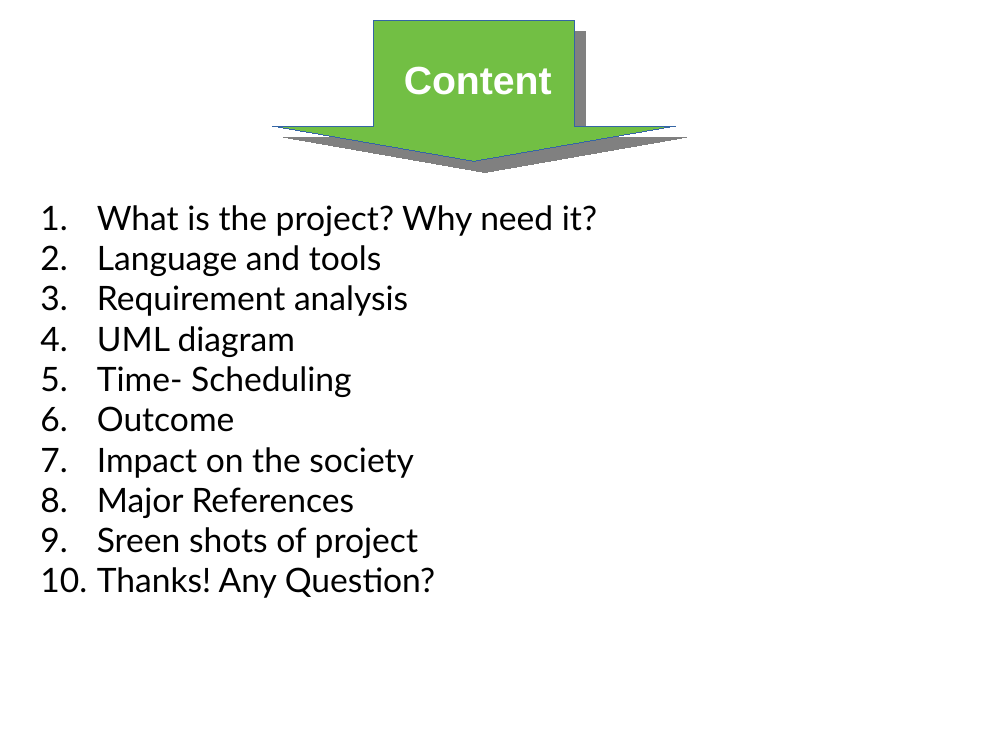
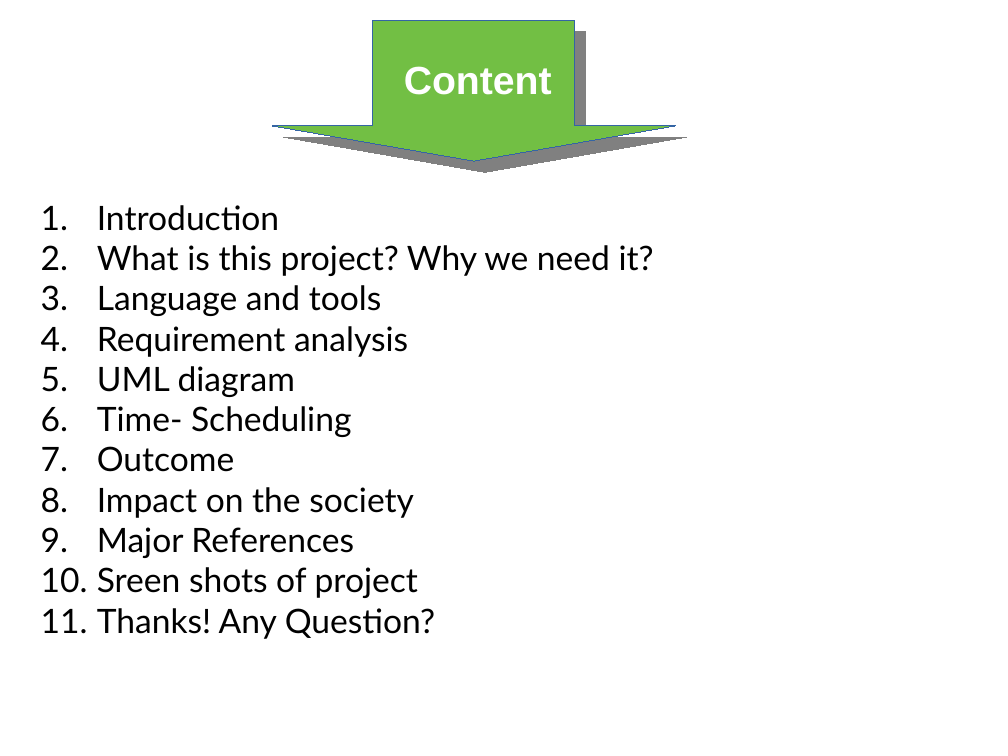
Before and after one commit to Mazedul1737820124/Puzzle-games-for-linux, a slide deck: slide 2 of Presentation.pptx. Drawn at 1008x756 pixels with LibreOffice and Linux fonts; fonts in the diff are those of the drawing. Boxes give left, top, right and bottom in pixels: in the first picture for what was removed or moved away, otherwise in the second. Text is boxed around its words. In the diff, an @@ line names an element or a change of style, - is before the commit and + after.

```diff
--- a/Presentation.pptx
+++ b/Presentation.pptx
@@ text at box(97, 205, 654, 276): text changed @@
-1. What is the project? Why need it?
+1. Introduction
+2. What is this project? Why we need it?
```
Also in this commit, not shown: 15 other slides changed, 1 slide added.
